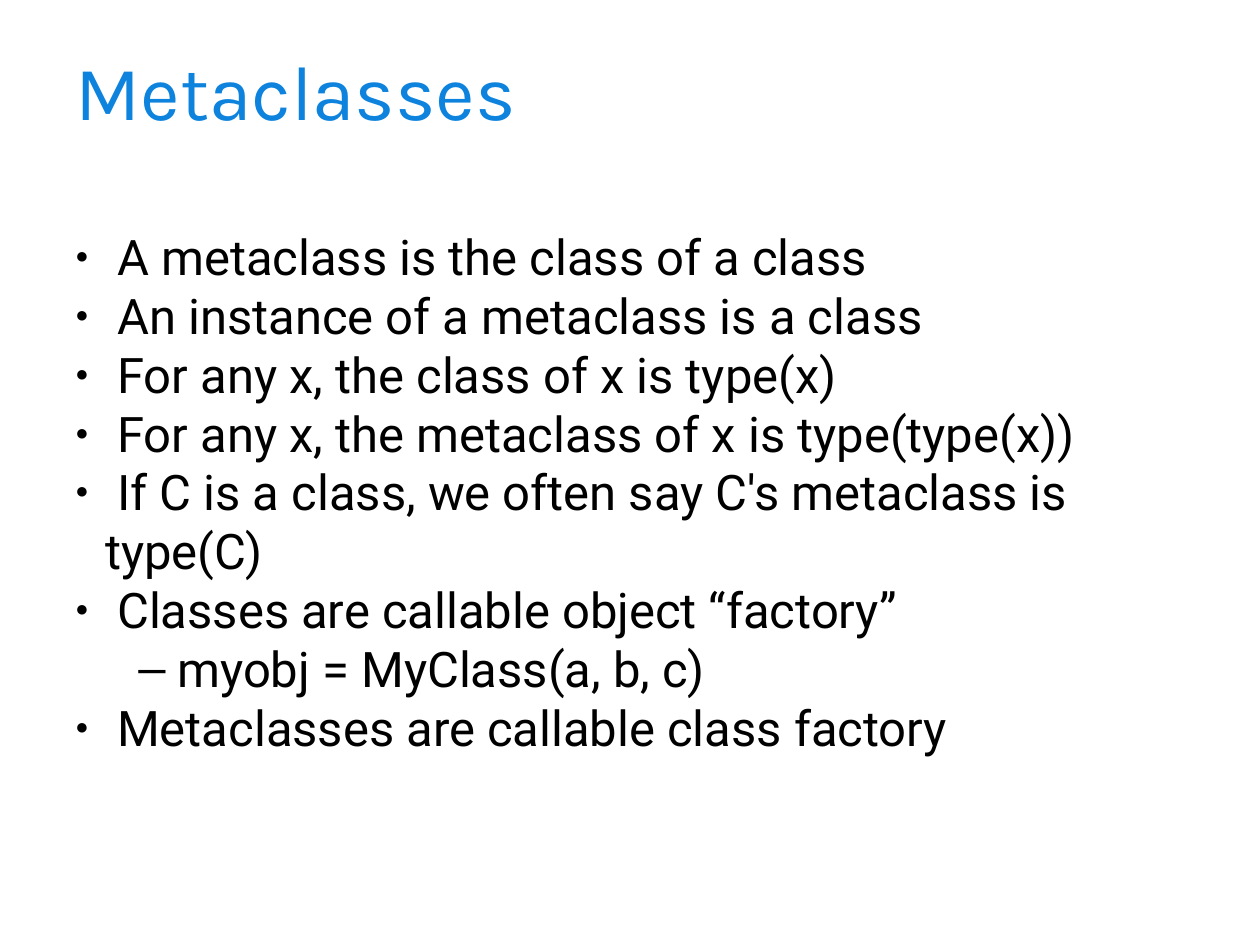
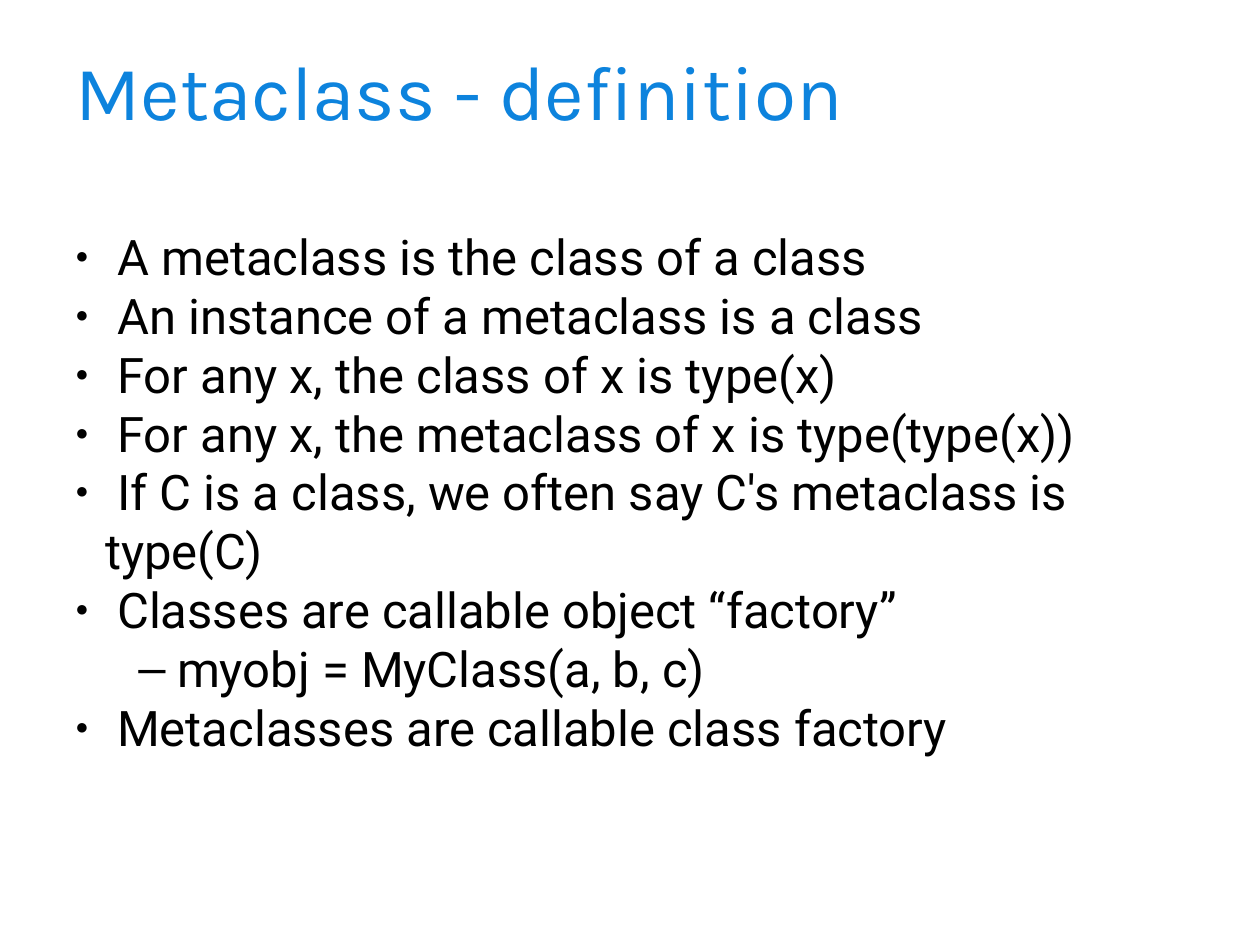
Before and after one commit to djoume/django-toronto, a slide deck: slide 7 of Metaclass - Introduction.ppt (slide 8 before the commit). Drawn at 1260x945 pixels with LibreOffice and Linux fonts; fonts in the diff are those of the drawing; background and template pictures are left out. Boxes give left, top, right and bottom in pixels: in the first picture for what was removed or moved away, otherwise in the second. Text is boxed around its words. In the diff, an @@ line names an element or a change of style, - is before the commit and + after.

Commit message:
update metaclass slides

```diff
--- a/Metaclass - Introduction.ppt
+++ b/Metaclass - Introduction.ppt
@@ text at [75,67,843,121]: text changed @@
-Metaclasses
+Metaclass - definition
```
Also in this commit, not shown: 4 other slides changed, 1 other file.
